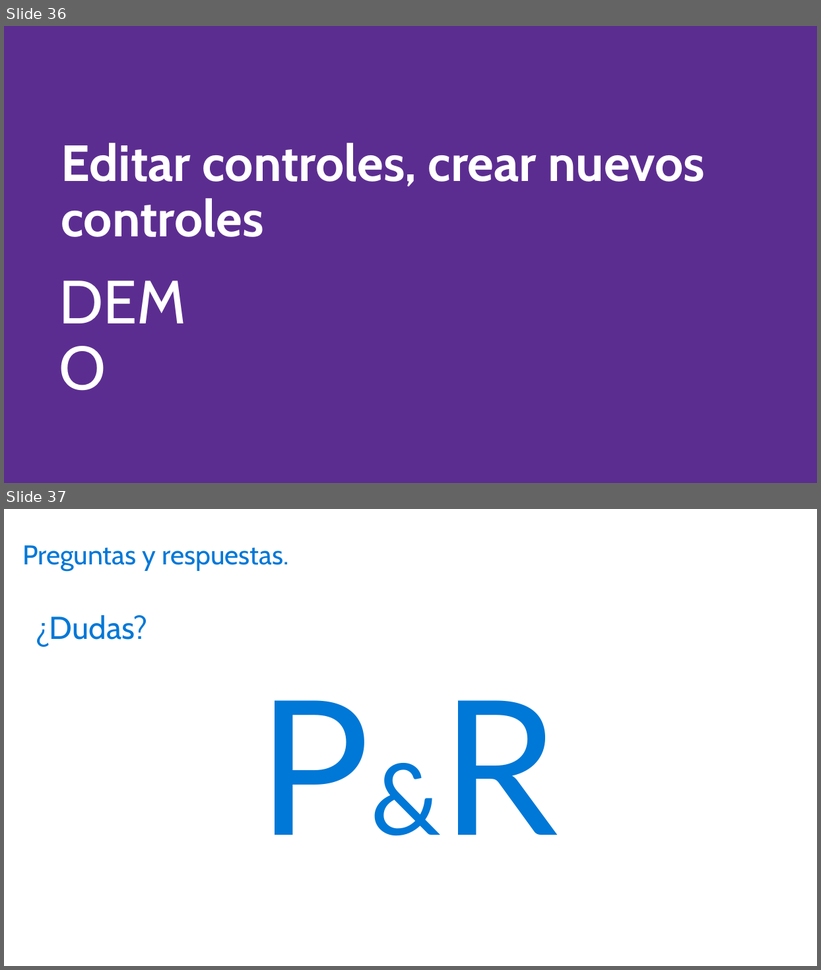
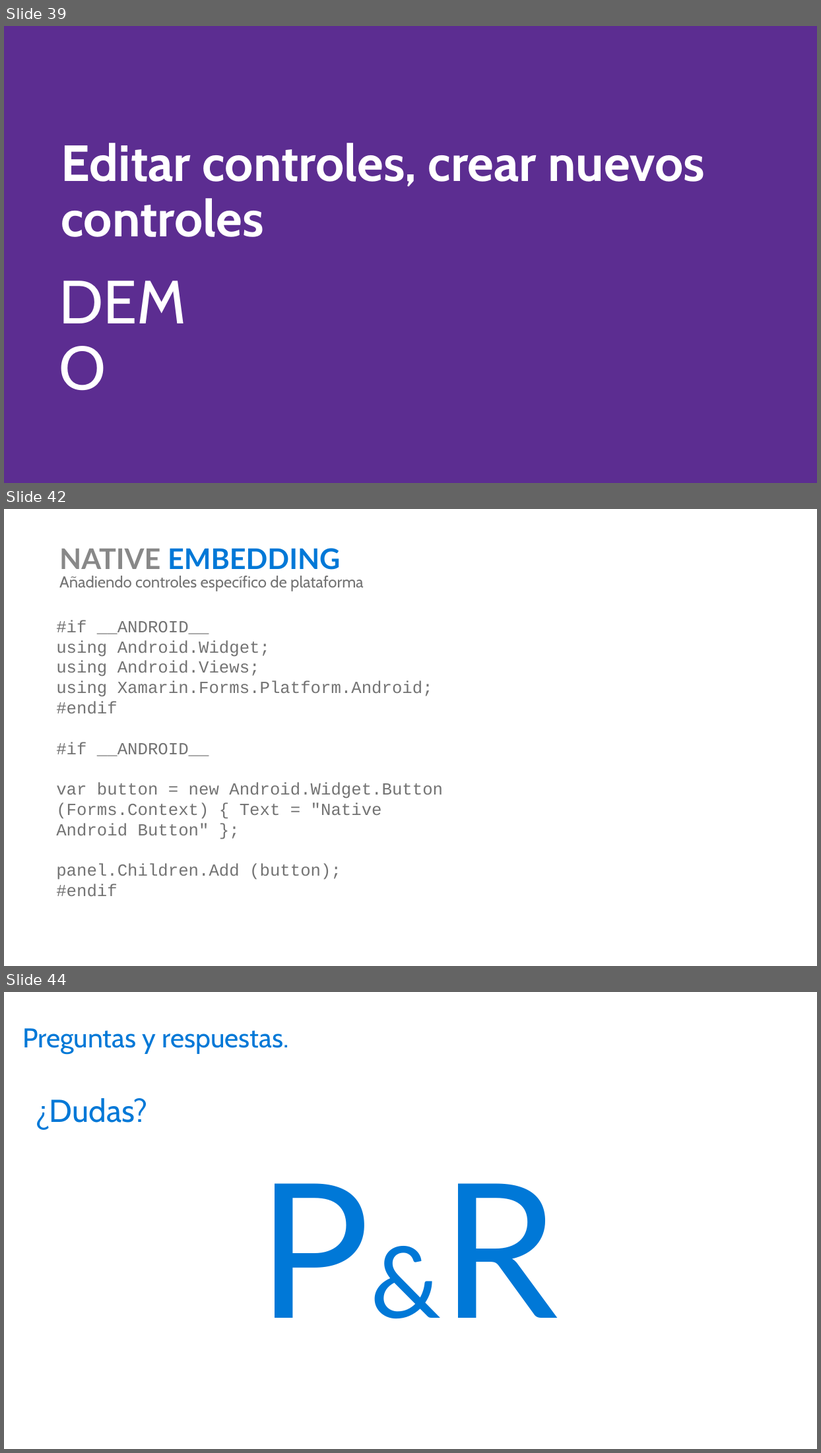
Before and after one commit to jsuarezruiz/Events, a slide deck: CrossDevelopment-Madrid/WinObjc iOS a Windows Y profundizando y extendiendo Xamarin.Forms/Extendiendo Xamarin.Forms.pptx. Shown one above the other, each under a label of ours: slides 36 and 37 before the commit, slides 39, 42 and 44 after it; the slides between them are not shown. The pictures are 821x970 and 821x1453 pixels, drawn with LibreOffice and Linux fonts; fonts in the diff are those of the drawing. Boxes give left, top, right and bottom in pixels: in the first picture for what was removed or moved away, otherwise in the second. Text is boxed around its words. In the diff, an @@ line names an element or a change of style, - is before the commit and + after.

```diff
--- a/CrossDevelopment-Madrid/WinObjc iOS a Windows Y profundizando y extendiendo Xamarin.Forms/Extendiendo Xamarin.Forms.pptx
+++ b/CrossDevelopment-Madrid/WinObjc iOS a Windows Y profundizando y extendiendo Xamarin.Forms/Extendiendo Xamarin.Forms.pptx
@@ slide 42 added at (4, 509, 817, 966), background #FFFFFF @@
@@ title added at (59, 548, 340, 570), 33.6 pt, text #0078D7, bold @@
+NATIVE EMBEDDING
@@ text added at (59, 576, 363, 591), 18.7 pt, text #737373 @@
+Añadiendo controles específico de plataforma
@@ text added at (56, 620, 443, 897), 20 pt, text #737373 @@
+#if __ANDROID__
+using Android.Widget;
+using Android.Views;
+using Xamarin.Forms.Platform.Android;
+#endif
+#if __ANDROID__
+var button = new Android.Widget.Button (Forms.Context) { Text = "Native Android Button" };
+panel.Children.Add (button);
+#endif
@@ what was slide 36 is now slide 39 @@
@@ what was slide 37 is now slide 44 @@
```
Also in this commit, not shown: 6 other slides added.
